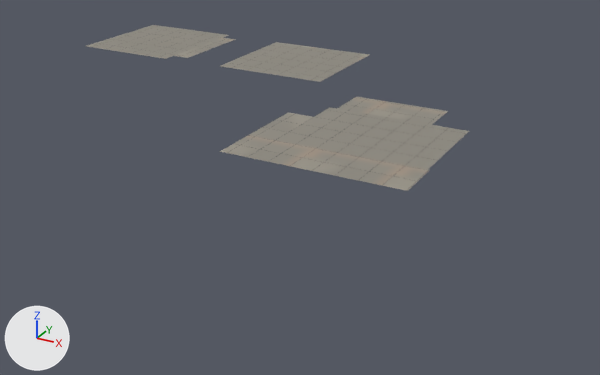
Two versions of the glTF model src/assets/buildings/colony-shared-floor-v001.glb, one commit apart.
The view is the same before and after, from a camera (50 mm lens) standing at (28.5, -51.2, 15.7) and looking at (6.9, -12.0, -3.9). Lighting does not change. The marker at lower left points along +X, +Y and +Z. The picture after the commit comes second. Vertices at exactly the same position are counted once.

Objects in the first picture: 'ColonyFloor_Clean', 'ColonyFloor_Exterior'.
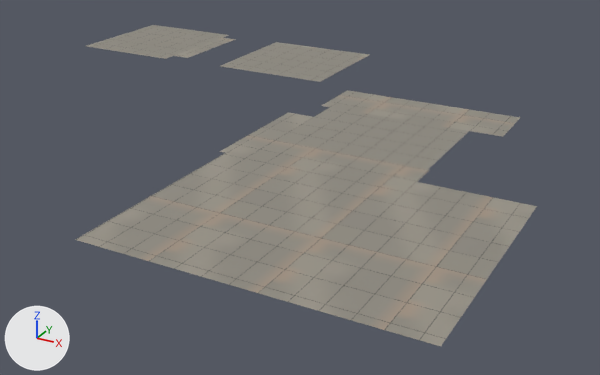
Pixel boxes [x1, y1, x2, y2] of what changed, in the pictures (600 x 375 px):
'ColonyFloor_Exterior', reshaped (69% wider, 101% taller): before [175, 38, 448, 191]; after [75, 38, 537, 346]
part 1 of me_colonyfloor_exterior_tilepatio, added: after [75, 90, 537, 346]

The change, as a diff of the scene's bpy script:
```diff
--- a/src/assets/buildings/colony-shared-floor-v001.glb.py
+++ b/src/assets/buildings/colony-shared-floor-v001.glb.py
@@ me_colonyfloor_exterior_tilepatio @@
 # used by ob_colonyfloor_exterior; location = (0.0, 0.0, 0.0)
-me_colonyfloor_exterior_tilepatio.from_pydata(...)  # 2447 vertices, 3781 faces; spans x -8.5..15.8, y -17.8..4.0, z 0.0
+me_colonyfloor_exterior_tilepatio.from_pydata(...)  # 7656 vertices, 13687 faces; spans x -8.5..21.5, y -29.0..4.0, z 0.0
+# me_colonyfloor_exterior_tilepatio part 1: 5209 vertices added at x 5.3..21.5, y -29.0..-4.8, z 0.0
 me_colonyfloor_exterior_tilepatio.materials.append(mat_m_piso_patio_vcol)
```
